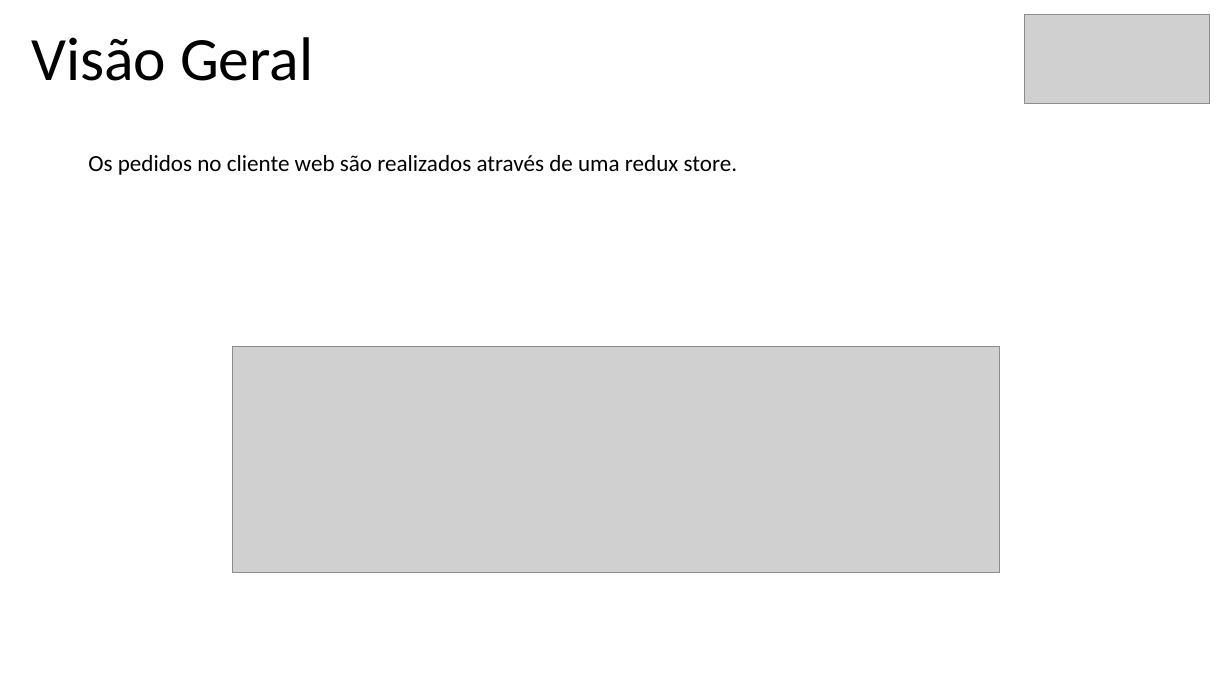
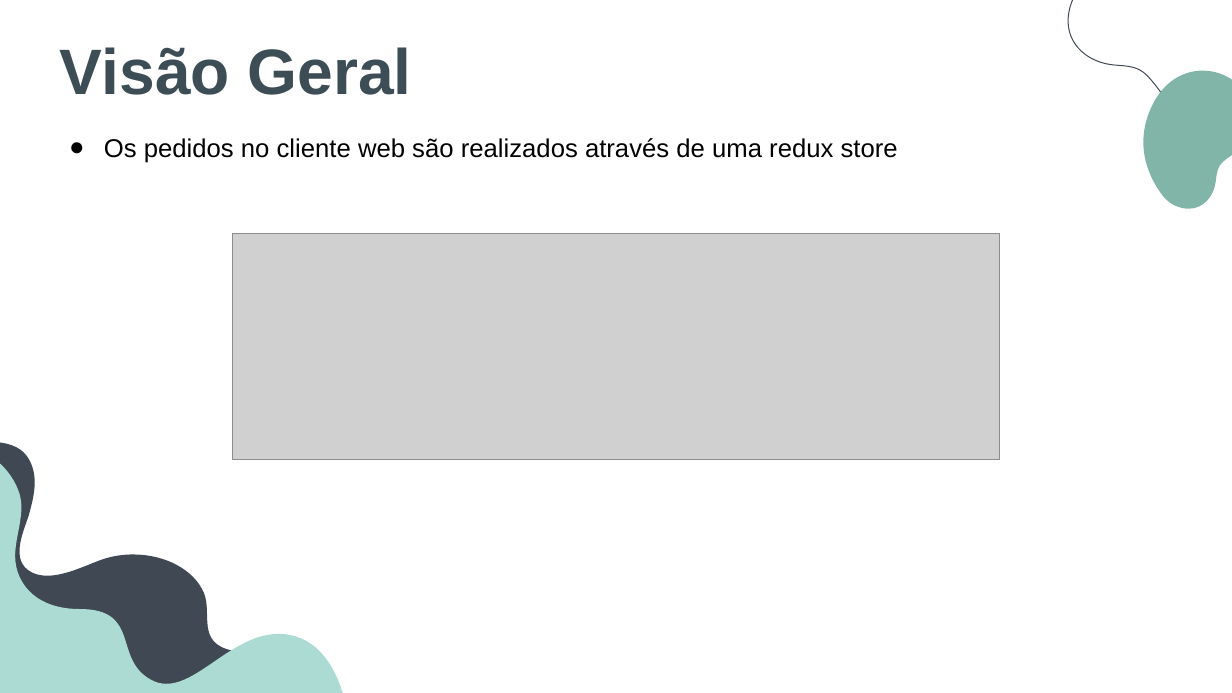
Before and after one commit to BernardoFMF/surf-management-app, a slide deck: slide 4 of docs/demonstracao-progresso.pptx. Drawn at 1232x693 pixels with LibreOffice and Linux fonts; fonts in the diff are those of the drawing; grey boxes stand for pictures. Boxes give left, top, right and bottom in pixels: in the first picture for what was removed or moved away, otherwise in the second. Text is boxed around its words. In the diff, an @@ line names an element or a change of style, - is before the commit and + after.

```diff
--- a/docs/demonstracao-progresso.pptx
+++ b/docs/demonstracao-progresso.pptx
@@ picture removed at [1025,15,1210,104] @@
@@ freeform shape added at [1067,0,1232,127], outline #3F4853 0.78 pt @@
@@ text "Visão Geral": place and size @@
-text "Visão Geral" at [31,37,313,81]
+text "Visão Geral" at [60,47,412,95]
@@ text "Visão Geral" at [60,47,412,95]: size 48 to 50 pt, font Calibri to Arial, text colour #000000 to #3D4D55, bold on; line spacing 1 to 0.9 @@
@@ freeform shape added at [1133,70,1232,208], fill #81B5A8 @@
@@ subtitle at [104,138,898,163]: text changed; size 18 to 20 pt; font Calibri to Arial @@
-Os pedidos no cliente web são realizados através de uma redux store.
+● Os pedidos no cliente web são realizados através de uma redux store
@@ picture: place and size @@
-picture at [232,347,1000,572]
+picture at [232,234,1000,459]
@@ freeform shape added at [0,346,358,693], fill #ACDBD3 @@
@@ freeform shape added at [0,442,287,693], fill #3F4853 @@
```
Also in this commit, not shown: 11 other slides changed.
